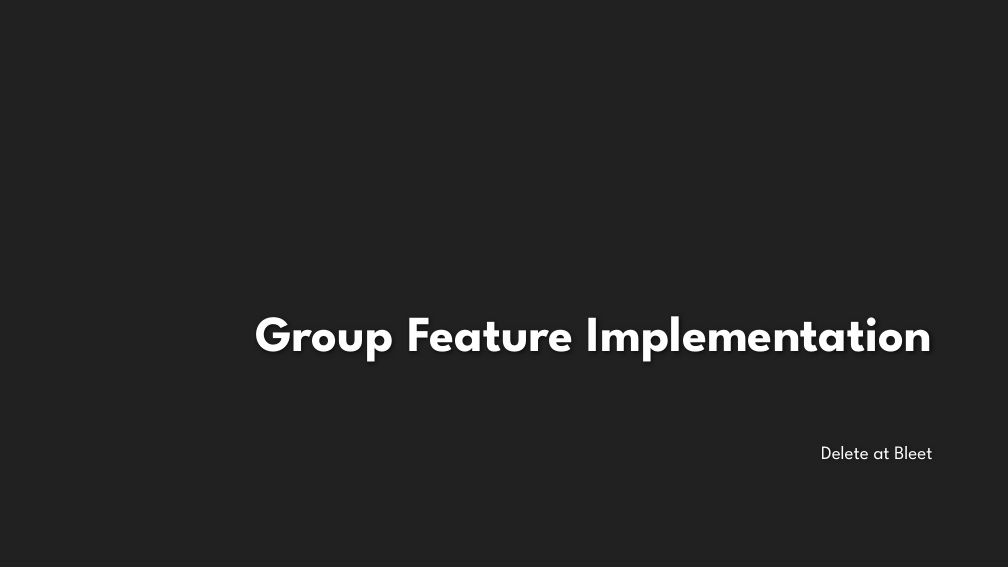
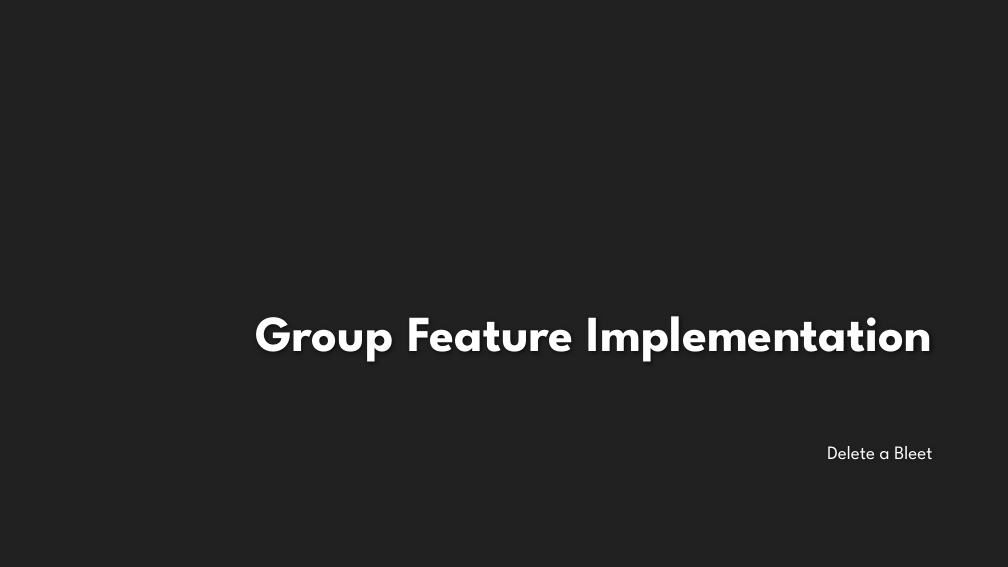
Before and after one commit to francesco-desensi/tdd-workshop, a slide deck: slide 7 of doc/TDD Workshop - TDD In Practice with AngularJS - Hands-on.pptx (slide 6 before the commit). Drawn at 1008x567 pixels with LibreOffice and Linux fonts; fonts in the diff are those of the drawing; background and template pictures are left out. Boxes give left, top, right and bottom in pixels: in the first picture for what was removed or moved away, otherwise in the second. Text is boxed around its words. In the diff, an @@ line names an element or a change of style, - is before the commit and + after.

```diff
--- a/doc/TDD Workshop - TDD In Practice with AngularJS - Hands-on.pptx
+++ b/doc/TDD Workshop - TDD In Practice with AngularJS - Hands-on.pptx
@@ text at (x1=827, y1=446, x2=932, y2=460): text changed @@
-Delete at Bleet
+Delete a Bleet
```
Also in this commit, not shown: 2 other slides changed, 1 slide added.
